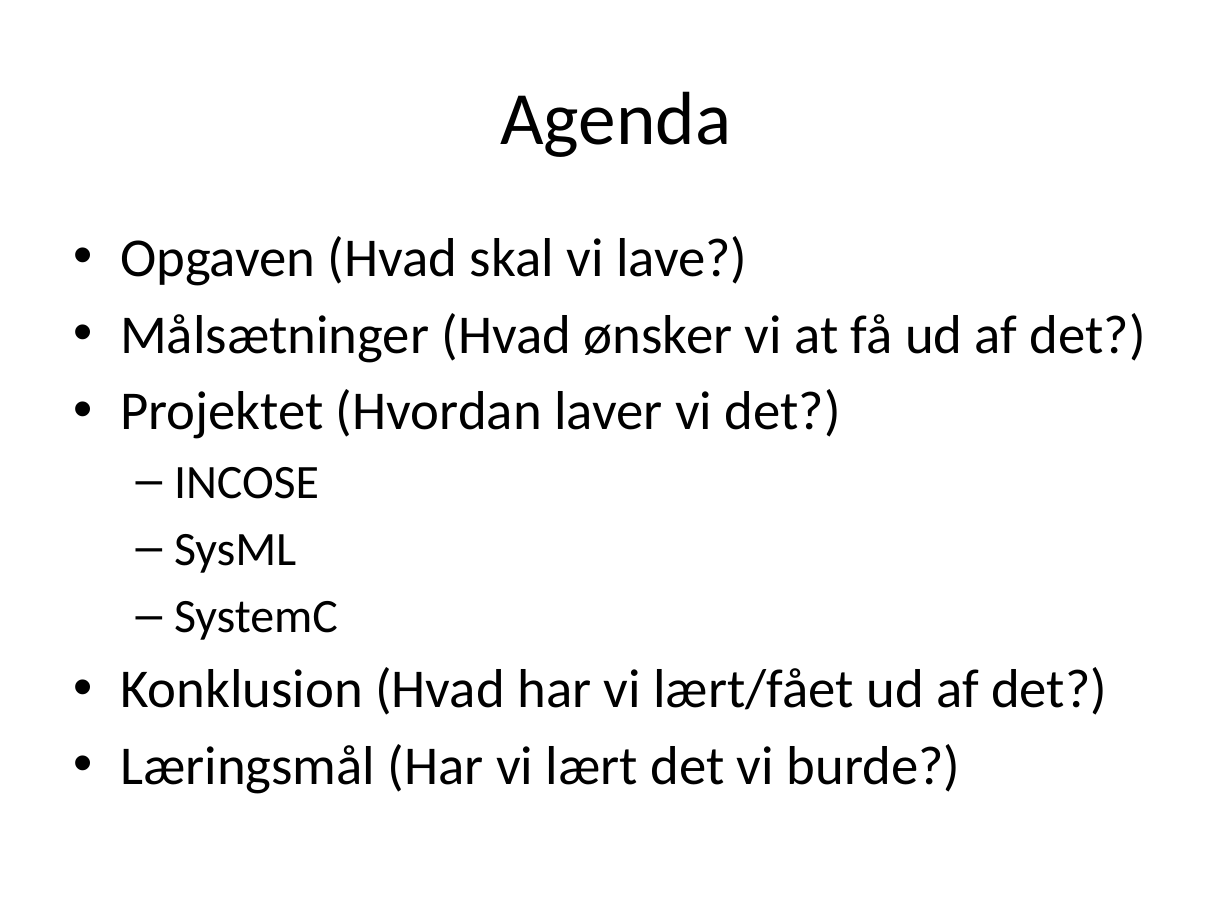
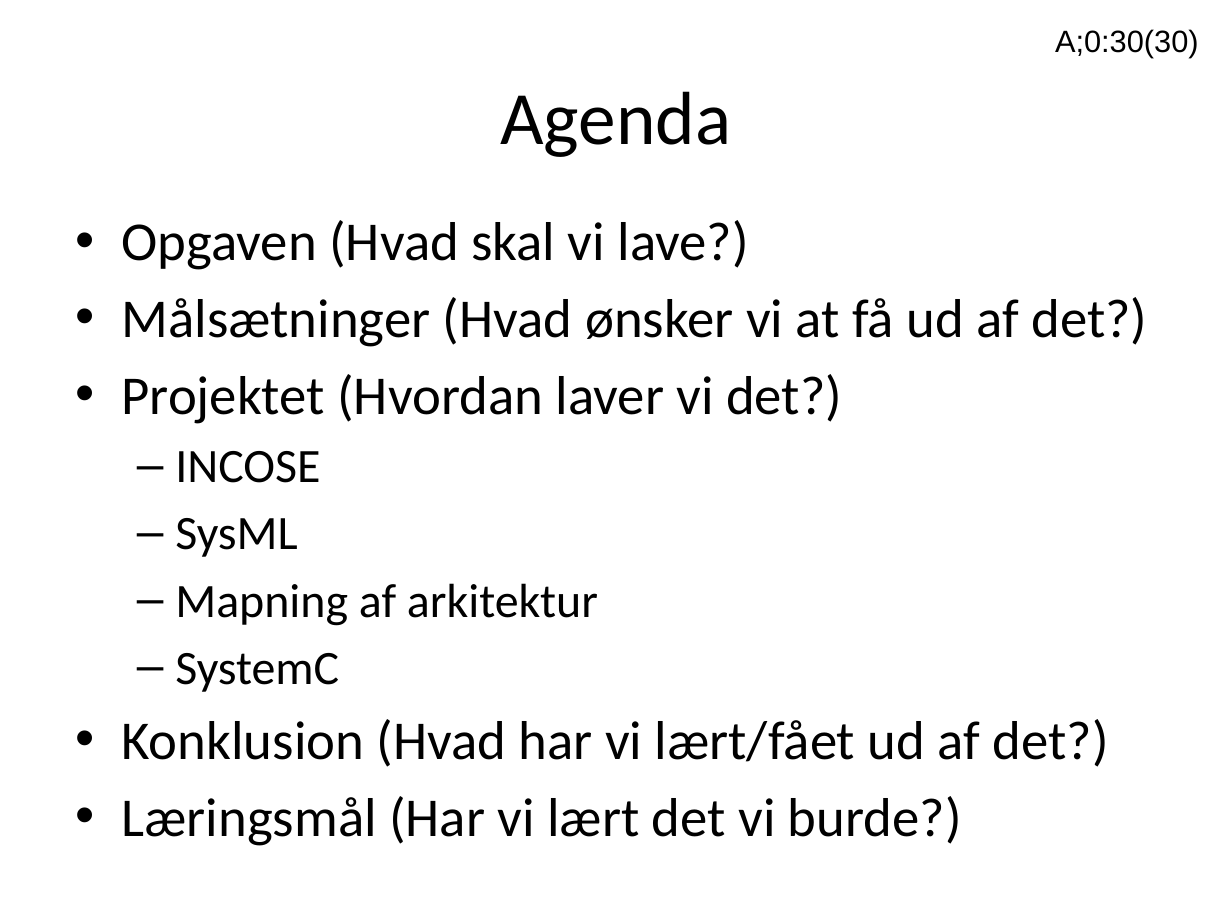
Before and after one commit to ahpoder/masterofit2009, a slide deck: slide 2 of syseng_hwco/proj/Artifact/Presentations/Presentation_exam.pptx. Drawn at 1232x924 pixels with LibreOffice and Linux fonts; fonts in the diff are those of the drawing. Boxes give left, top, right and bottom in pixels: in the first picture for what was removed or moved away, otherwise in the second. Text is boxed around its words. In the diff, an @@ line names an element or a change of style, - is before the commit and + after.

```diff
--- a/syseng_hwco/proj/Artifact/Presentations/Presentation_exam.pptx
+++ b/syseng_hwco/proj/Artifact/Presentations/Presentation_exam.pptx
@@ text added at bbox=[1055, 29, 1199, 58], 18 pt, text #000000 @@
+A;0:30(30)
@@ text "Opgaven (Hvad skal vi lave?)": place and size @@
-text "Opgaven (Hvad skal vi lave?)" at bbox=[120, 236, 1146, 794]
+text "Opgaven (Hvad skal vi lave?)" at bbox=[122, 220, 1147, 846]
@@ text at bbox=[175, 583, 598, 626]: paragraph added @@
+  – Mapning af arkitektur
```
Also in this commit, not shown: 19 other slides changed, 2 slides added, 1 slide removed, 2 other files.
